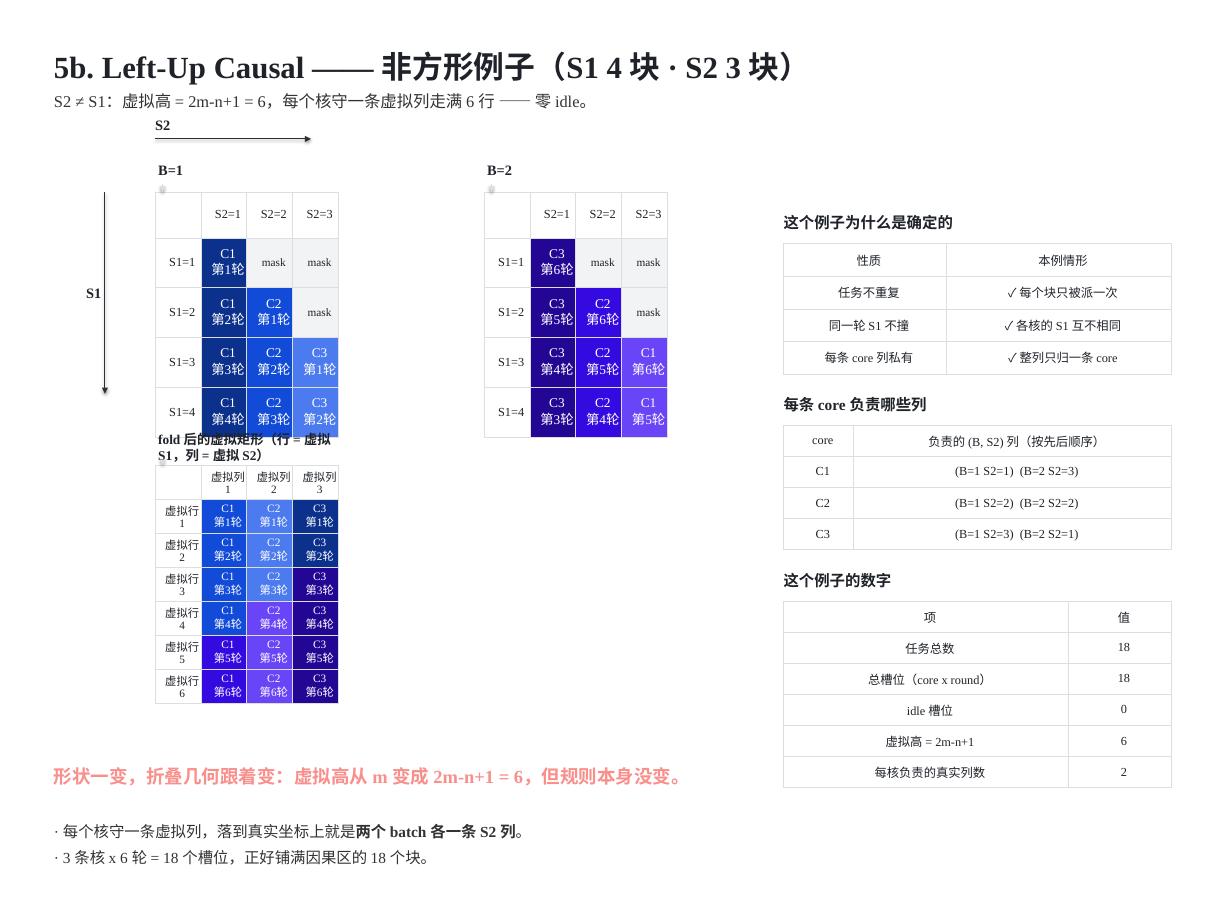
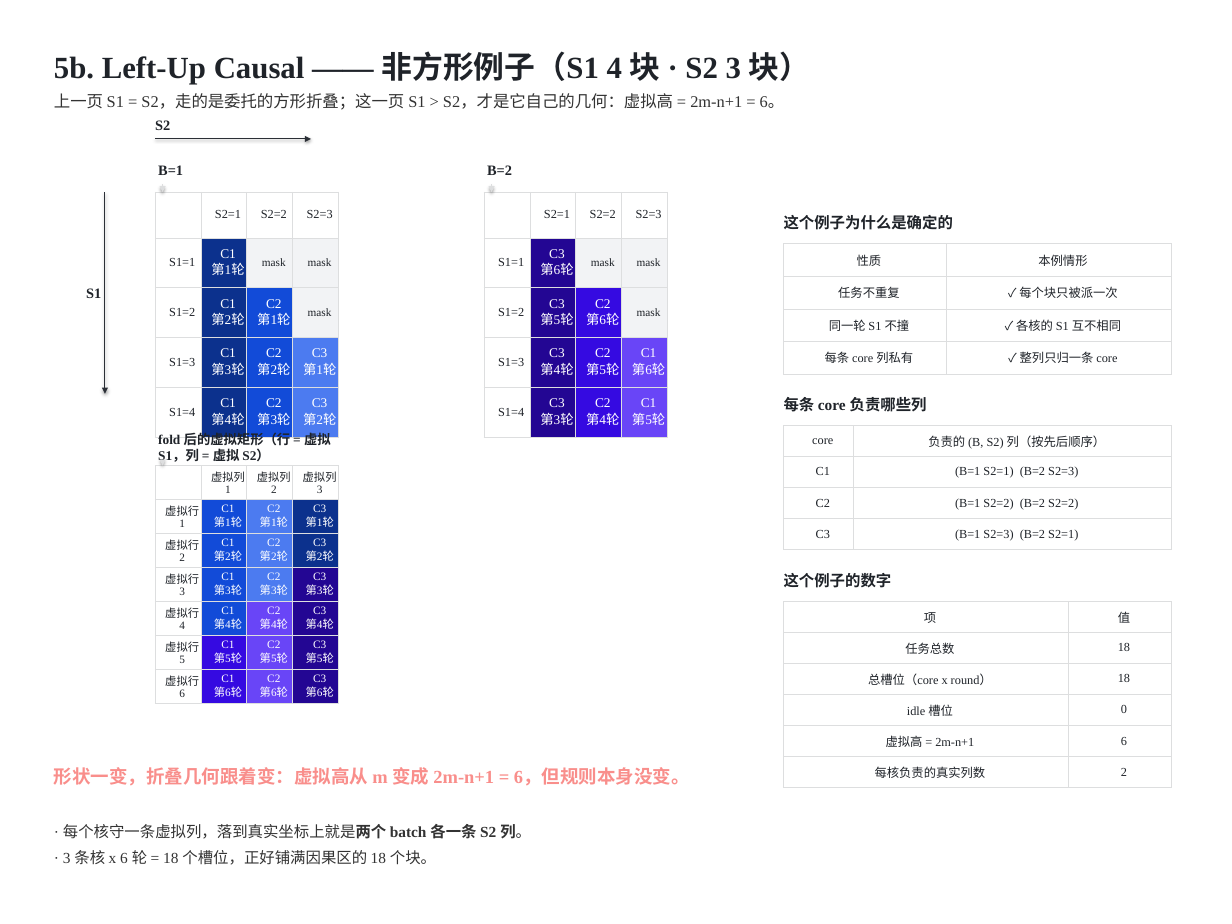
Before and after one commit to guomc9/SeeTen, a slide deck: slide 12 of cases/flash-attention-det-accum/out/v4-index-schedules.pptx. Drawn at 1232x924 pixels with LibreOffice and Linux fonts; fonts in the diff are those of the drawing. Boxes give left, top, right and bottom in pixels: in the first picture for what was removed or moved away, otherwise in the second. Text is boxed around its words. In the diff, an @@ line names an element or a change of style, - is before the commit and + after.

```diff
--- a/cases/flash-attention-det-accum/out/v4-index-schedules.pptx
+++ b/cases/flash-attention-det-accum/out/v4-index-schedules.pptx
@@ text at (x1=54, y1=93, x2=785, y2=110): text changed; font Times New Roman to Noto Sans CJK SC @@
-S2 ≠ S1：虚拟高 = 2m-n+1 = 6，每个核守一条虚拟列走满 6 行 —— 零 idle。
+上一页 S1 = S2，走的是委托的方形折叠；这一页 S1 > S2，才是它自己的几何：虚拟高 = 2m-n+1 = 6。
```
Also in this commit, not shown: 3 other slides changed, 4 other files.
